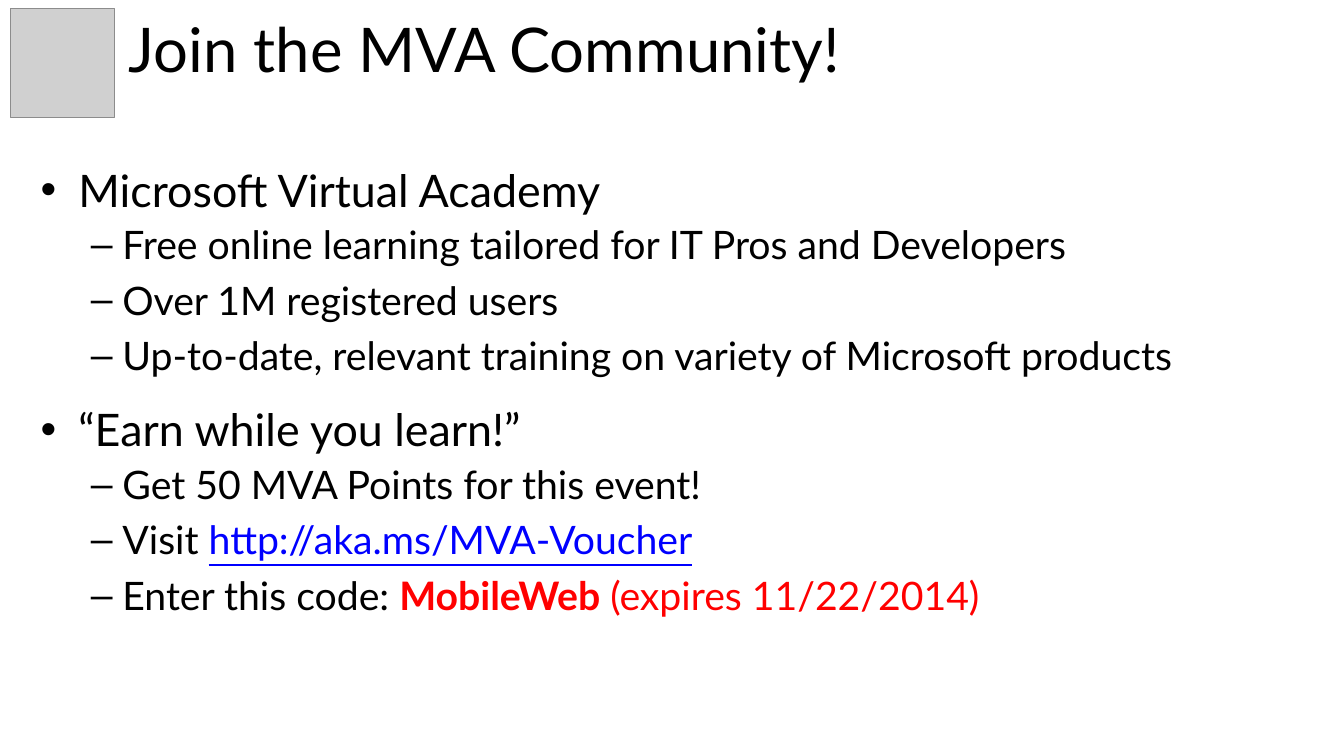
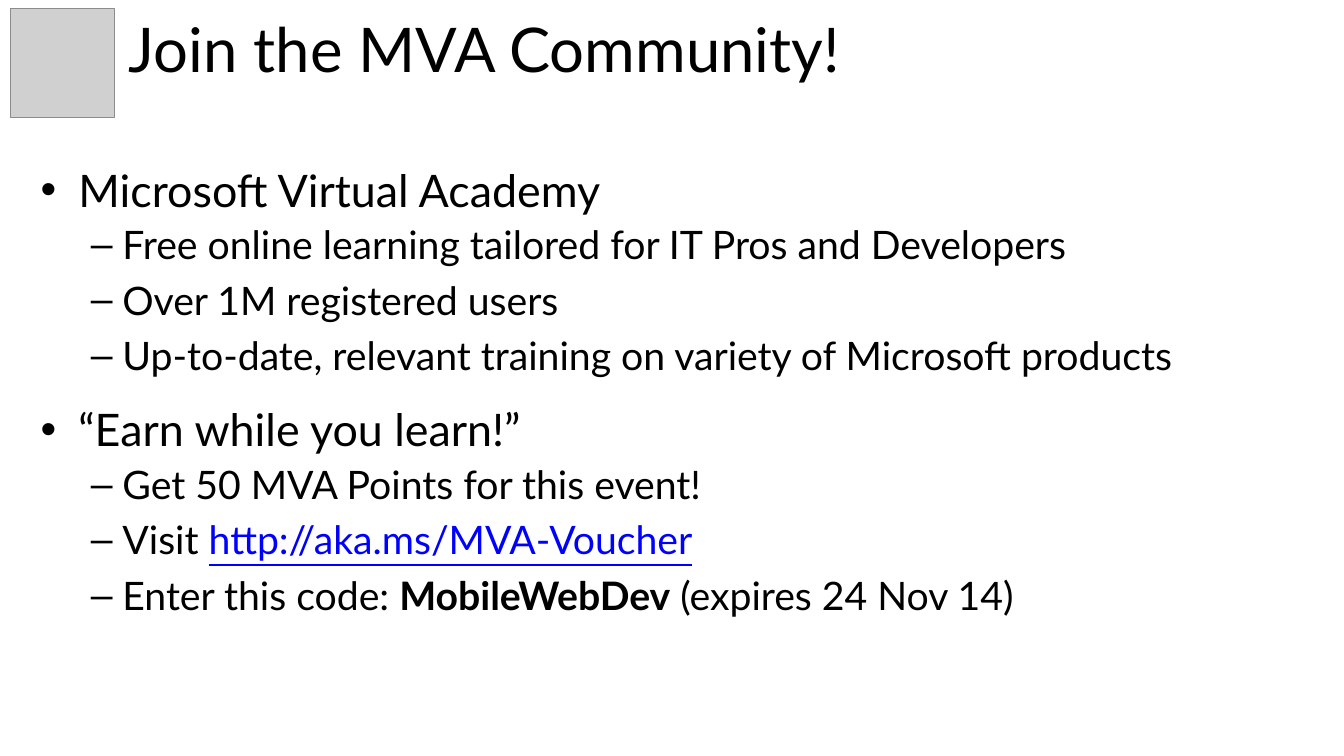
Before and after one commit to CharaD7/FrayedKnot, a slide deck: slide 5 of Slides/M1 Designing.pptx. Drawn at 1344x756 pixels with LibreOffice and Linux fonts; fonts in the diff are those of the drawing; grey boxes stand for pictures. Boxes give left, top, right and bottom in pixels: in the first picture for what was removed or moved away, otherwise in the second. Text is boxed around its words. In the diff, an @@ line names an element or a change of style, - is before the commit and + after.

Commit message:
Slide updates

```diff
--- a/Slides/M1 Designing.pptx
+++ b/Slides/M1 Designing.pptx
@@ text at (x1=122, y1=579, x2=1014, y2=617): text changed; text colour #FF0000 to #000000 @@
-  – Enter this code: MobileWeb (expires 11/22/2014)
+  – Enter this code: MobileWebDev (expires 24 Nov 14)
```
Also in this commit, not shown: 1 other slide changed, 1 other file.
